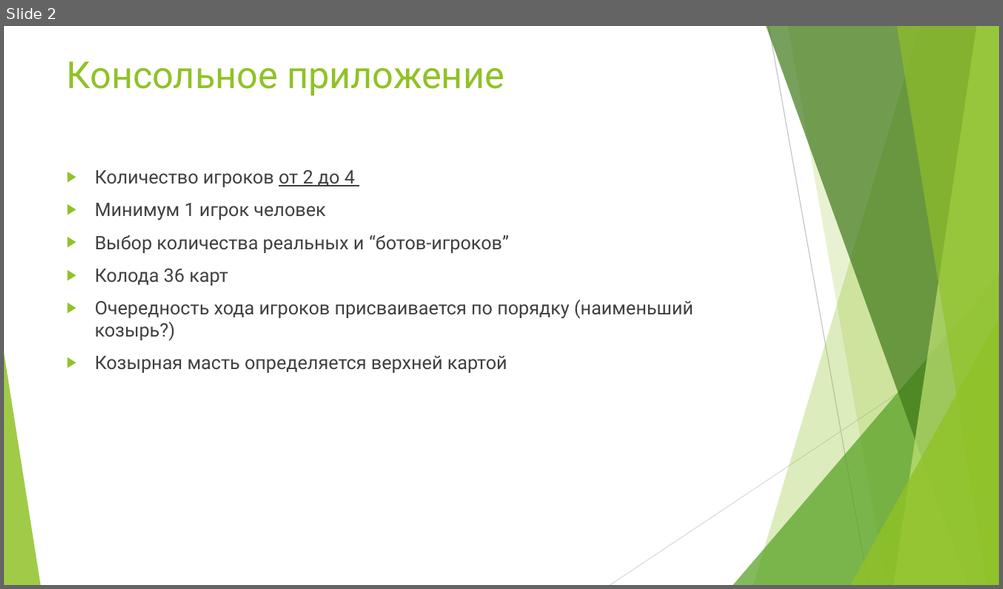
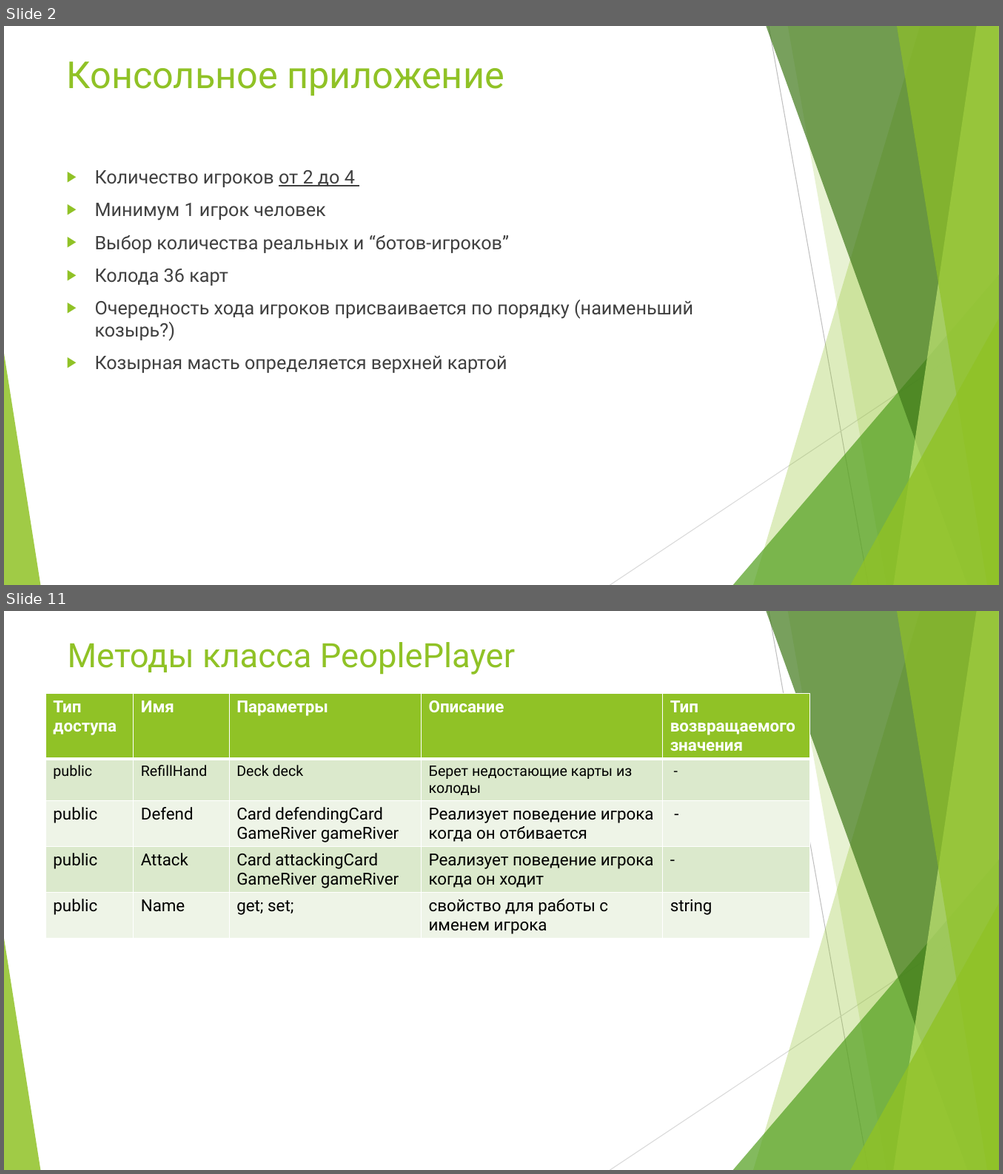
Before and after one commit to Stebusha/TheFool, a slide deck: Docs/Учебный проект по ООП.pptx. Shown one above the other, each under a label of ours: slide 2 before the commit, slides 2 and 11 after it; the slides between them are not shown. The pictures are 1003x589 and 1003x1174 pixels, drawn with LibreOffice and Linux fonts; fonts in the diff are those of the drawing. Boxes give left, top, right and bottom in pixels: in the first picture for what was removed or moved away, otherwise in the second. Text is boxed around its words. In the diff, an @@ line names an element or a change of style, - is before the commit and + after.

```diff
--- a/Docs/Учебный проект по ООП.pptx
+++ b/Docs/Учебный проект по ООП.pptx
@@ slide 11 added at [4, 611, 999, 1170], background #FFFFFF; not listed: 10 template elements that a slide beside it also shows @@
@@ title added at [68, 642, 515, 675], 32.4 pt, text #90C226 @@
+Методы класса PeoplePlayer
@@ table added at [45, 694, 810, 945], 5 rows, 5 columns @@
+Тип доступа | Имя | Параметры | Описание | Тип возвращаемого значения
+public | RefillHand | Deck deck | Берет недостающие карты из колоды | -
+public | Defend | Card defendingCard GameRiver gameRiver | Реализует поведение игрока когда он отбивается | -
+public | Attack | Card attackingCard GameRiver gameRiver | Реализует поведение игрока когда он ходит | -
+public | Name | get; set; | свойство для работы с именем игрока | string
```
Also in this commit, not shown: 5 slides changed, 8 other slides added, 3 slides removed, 2 other files.
